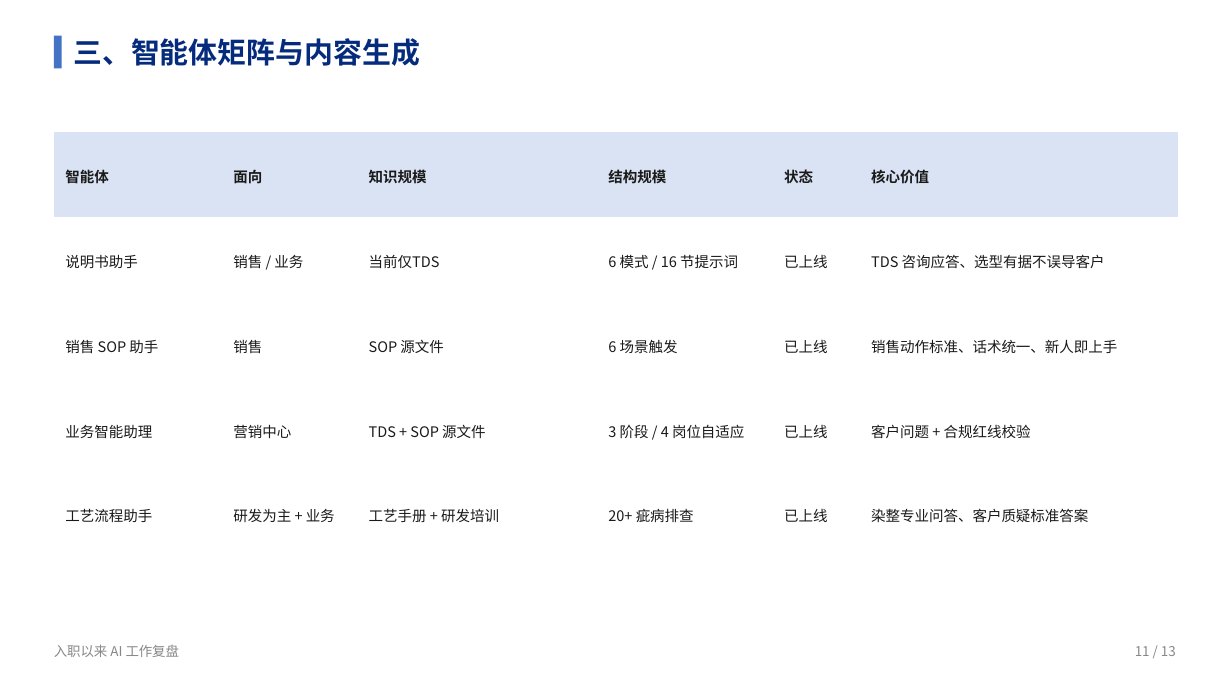
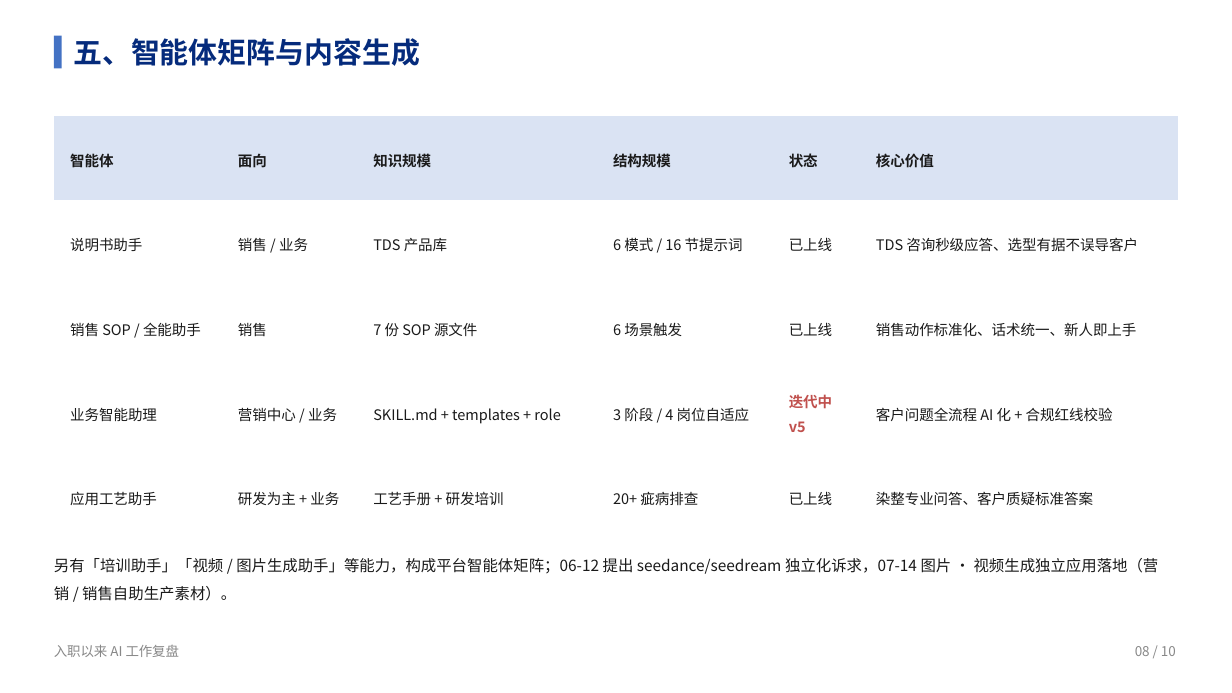
Before and after one commit to liellaaaaa/lw, a slide deck: slide 8 of PPT/入职以来AI工作复盘/入职以来AI工作复盘.pptx (slide 6 before the commit). Drawn at 1232x693 pixels with LibreOffice and Linux fonts; fonts in the diff are those of the drawing. Boxes give left, top, right and bottom in pixels: in the first picture for what was removed or moved away, otherwise in the second. Text is boxed around its words. In the diff, an @@ line names an element or a change of style, - is before the commit and + after.

```diff
--- a/PPT/入职以来AI工作复盘/入职以来AI工作复盘.pptx
+++ b/PPT/入职以来AI工作复盘/入职以来AI工作复盘.pptx
@@ text at (x1=73, y1=38, x2=420, y2=66): text changed @@
-三、智能体矩阵与内容生成
+五、智能体矩阵与内容生成
@@ table at (x1=54, y1=116, x2=1177, y2=539) @@
-row 2, column 3: 当前仅TDS
+row 2, column 3: TDS 产品库
-row 2, column 6: TDS 咨询应答、选型有据不误导客户
+row 2, column 6: TDS 咨询秒级应答、选型有据不误导客户
-row 3: 销售 SOP 助手 | 销售 | SOP 源文件 | 6 场景触发 | 已上线 | 销售动作标准、话术统一、新人即上手
+row 3: 销售 SOP / 全能助手 | 销售 | 7 份 SOP 源文件 | 6 场景触发 | 已上线 | 销售动作标准化、话术统一、新人即上手
-row 4: 业务智能助理 | 营销中心 | TDS + SOP 源文件 | 3 阶段 / 4 岗位自适应 | 已上线 | 客户问题 + 合规红线校验
+row 4: 业务智能助理 | 营销中心 / 业务 | SKILL.md + templates + role | 3 阶段 / 4 岗位自适应 | 迭代中 v5 | 客户问题全流程 AI 化 + 合规红线校验
-row 5, column 1: 工艺流程助手
+row 5, column 1: 应用工艺助手
@@ table moved from (x1=54, y1=132, x2=1177, y2=555) to (x1=54, y1=116, x2=1177, y2=539) @@
@@ text added at (x1=54, y1=558, x2=1159, y2=601), 12 pt, text #1A1A1A @@
+另有「培训助手」「视频 / 图片生成助手」等能力，构成平台智能体矩阵；06-12 提出 seedance/seedream 独立化诉求，07-14 图片 · 视频生成独立应用落地（营销 / 销售自助生产素材）。
@@ text at (x1=1135, y1=646, x2=1176, y2=656): text changed @@
-11 / 13
+08 / 10
```
Also in this commit, not shown: 7 other slides changed, 2 slides added, 18 other files.
